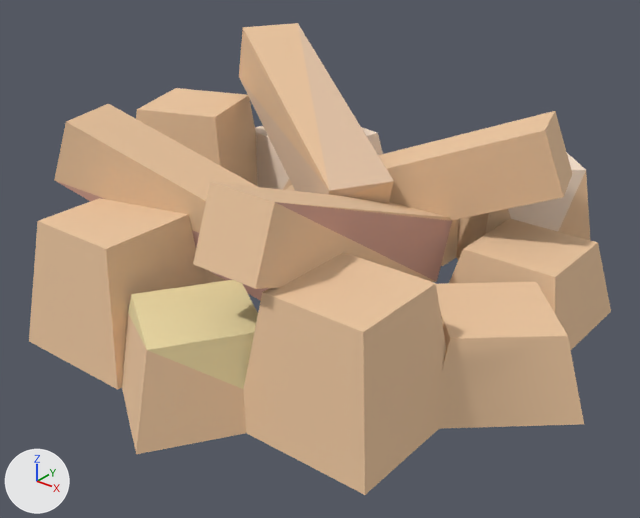
Two versions of the glTF model example_game/world/props/campfire.prop/model.glb, one commit apart.
Both versions are drawn from a 50 mm camera at (0.579, -0.731, 0.481) aimed at (0.018, -0.029, 0.046). Every picture has the same lights, and +X, +Y and +Z are marked at lower left. The picture after the commit comes second. Vertices at exactly the same position are counted once.

Objects in the first picture: 'model'.
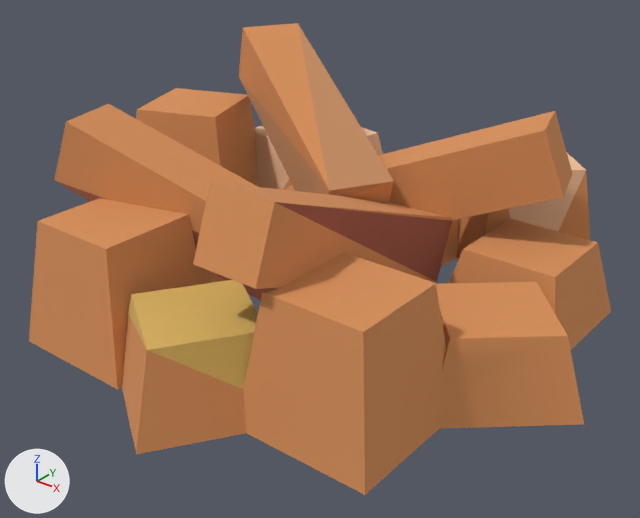
Boxes (x1, y1, x2, y2) around the edits, measured in the pictures (640 x 518 px):
part 1 of me_model, recoloured (beige to orange)
    both: (29, 23, 611, 495)
part 2 of me_model, recoloured
    both: (54, 180, 452, 301)

What the commit changed:
me_model has 154 vertices, 305 faces and spans x -0.347..0.347, y -0.337..0.337, z -0.02..0.253.
me_model is used by ob_model.
me_model part 1: 276 faces centred in x -0.322..0.315, y -0.307..0.306, z -0.02..0.229 are repainted in the vertex colours; the middle colour goes from beige #edc7a0 to orange #d9915a.
me_model part 2: 29 faces centred in x -0.072..0.123, y -0.147..0.077, z 0.032..0.103 are repainted in the vertex colours; the middle colour goes from beige #d0a090 to brown #a05a47.
